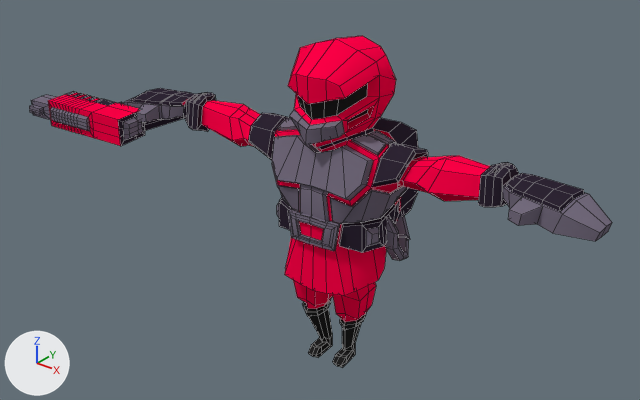
A saved change to the Blender file tools/castle-editor/data/project_templates/3d_fps_game/files/data/character/soldier1.blend.
Camera for both pictures: a 50 mm lens placed at (2.15, -2.87, 2.58), pointed at (-0.13, -0.01, 0.8). Every picture has the same lights, and +X, +Y and +Z are marked at lower left. Mesh edges are drawn as thin lines.
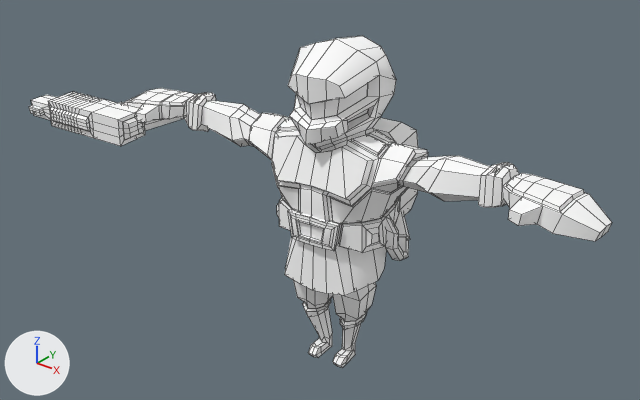
Commit message: Remake soldier to glTF (use vertex colors)

Edits to the scene script, one JSON object a line:
```json
{"op": "set", "path": "mat_material.base_color", "old": "(1.0, 0.0, 0.063)", "new": "(1.0, 1.0, 1.0)", "note": "pink #ff0047 -> white #ffffff"}
{"op": "set", "path": "mat_material_001.base_color", "old": "(0.0174, 0.0174, 0.0174)", "new": "(1.0, 1.0, 1.0)", "note": "black #242424 -> white #ffffff"}
{"op": "set", "path": "mat_material_002.base_color", "old": "(0.181, 0.154, 0.214)", "new": "(1.0, 1.0, 1.0)", "note": "grey #766d7f -> white #ffffff"}
{"op": "set", "path": "mat_material_003.base_color", "old": "(0.0281, 0.0192, 0.0352)", "new": "(1.0, 1.0, 1.0)", "note": "dark purple #2f2635 -> white #ffffff"}
{"block": "me_cube_001", "where": "# used by ob_cube; location = (-0.036, -0.028, 0.834); rotation_euler = (0.0, 0.0, 0.0872), in degrees (0, 0, 5); scale = (0.35, 0.35, 0.35)"}
{"op": "remove", "block": "me_cube_001", "code": "me_cube_001.from_pydata(...)  # 1580 vertices, 1572 faces; spans x -4.45..3.47, y -1.08..1.17, z -2.37..2.13"}
{"op": "add", "block": "me_cube_001", "code": "me_cube_001.from_pydata(...)  # 2098 vertices, 1572 faces; spans x -4.45..3.47, y -1.08..1.17, z -2.37..2.13"}
{"block": "me_cube_001", "change": "me_cube_001 part 1: 308 vertices added at x -1.13..1.13, y -0.56..1.17, z -0.4..1.73"}
{"block": "me_cube_001", "change": "me_cube_001 part 2: 166 vertices added at x -4.06..-2.04, y -1.03..0.2, z 0.49..0.99"}
{"block": "me_cube_001", "change": "me_cube_001 part 3: 28 vertices added at x 2.04..3.09, y -0.45..0.2, z 0.58..0.94"}
{"block": "me_cube_001", "change": "me_cube_001 part 4: 16 vertices added at x -0.41..0.41, y -0.2..0.14, z -1.66..-1.61"}
```

Changed parts and their boxes (x1, y1, x2, y2) in the pictures (640 x 400 px):
```json
{"object": "Cube", "change": "recoloured, reshaped", "before": [29, 36, 612, 368], "after": [29, 36, 612, 368]}
{"part": 1, "of": "me_cube_001", "change": "added", "after": [271, 75, 427, 250]}
{"part": 2, "of": "me_cube_001", "change": "added", "after": [32, 93, 244, 146]}
{"part": 3, "of": "me_cube_001", "change": "added", "after": [428, 156, 589, 214]}
{"part": 4, "of": "me_cube_001", "change": "added", "after": [297, 297, 361, 322]}
```
